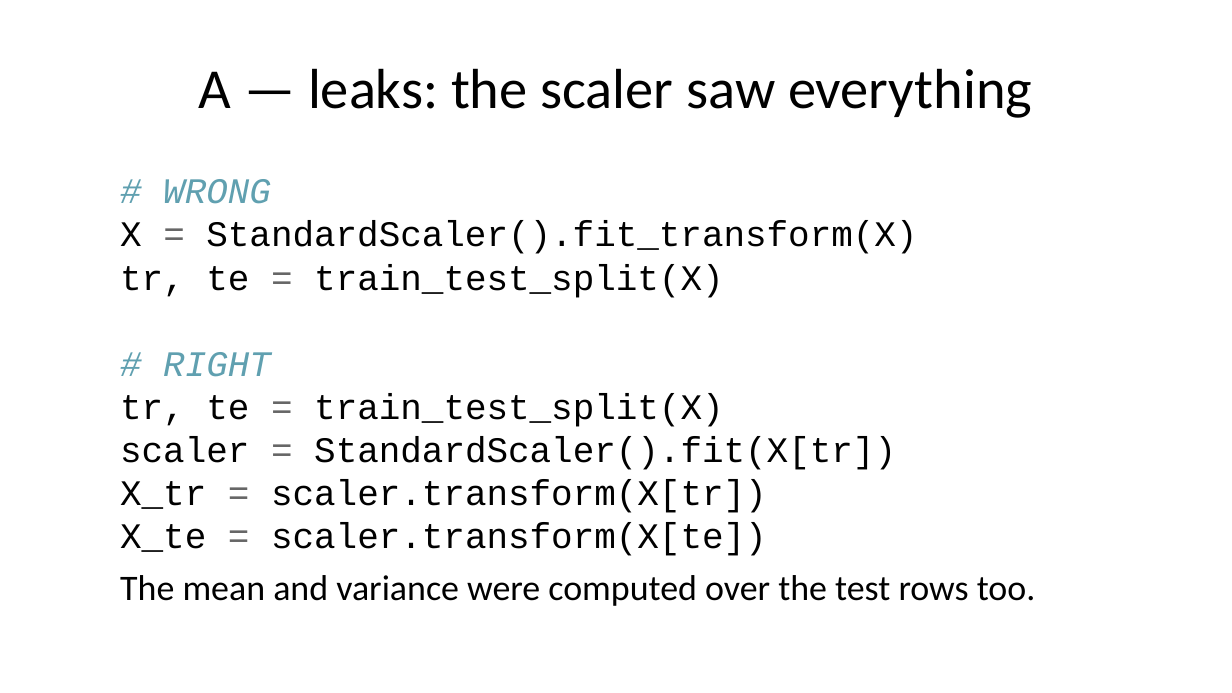
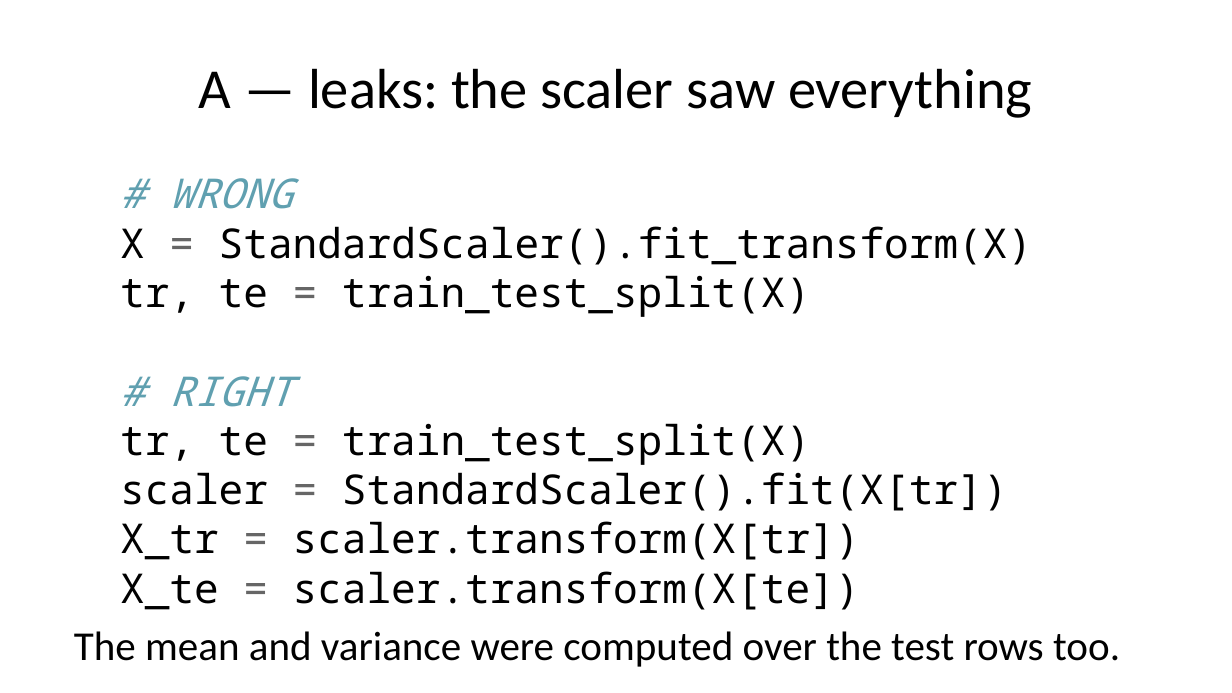
Before and after one commit to pauldubois98/AdcancedTopicsDataScience2026, a slide deck: slide 39 of Course01/slides.pptx. Drawn at 1232x693 pixels with LibreOffice and Linux fonts; fonts in the diff are those of the drawing. Boxes give left, top, right and bottom in pixels: in the first picture for what was removed or moved away, otherwise in the second. Text is boxed around its words. In the diff, an @@ line names an element or a change of style, - is before the commit and + after.

```diff
--- a/Course01/slides.pptx
+++ b/Course01/slides.pptx
@@ text "# WRONG X = StandardScaler().fit_transform(X) ..." at box(74, 178, 1120, 667): size 21 to 24 pt; font Courier New to Noto Sans Mono in "# WRONG X = StandardScaler().fit_transform(X) tr, te ..." @@
```
Also in this commit, not shown: 29 other slides changed, 1 other file.
